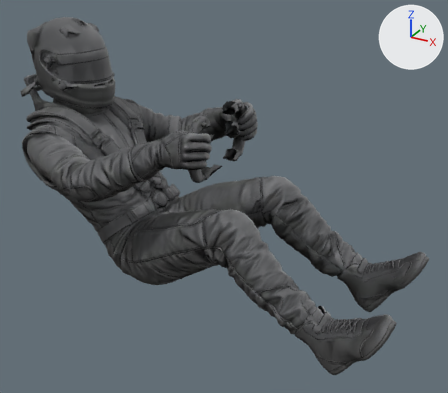
Before and after pictures for a commit that changed the glTF model games/monoplaza/modelos/piloto_alto.glb.
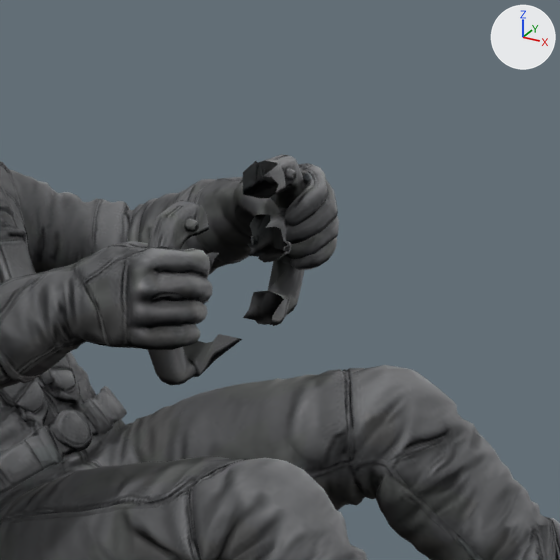
There are two pictures of each version: one whole from a 50 mm camera at (1.356, -1.314, 1.143) aimed at (0.633, 0.001, 0.485), one close up on the part from 30% to 76% of the width and 11% to 63% of the height. The lights are fixed; the arrows at upper right show +X, +Y and +Z. The first two pictures are the older version. Vertices at exactly the same position are counted once.

The first close-up shows 'tripo_node_23a1c8c1-6969-4e70-9a37-66a4d47271d5'.
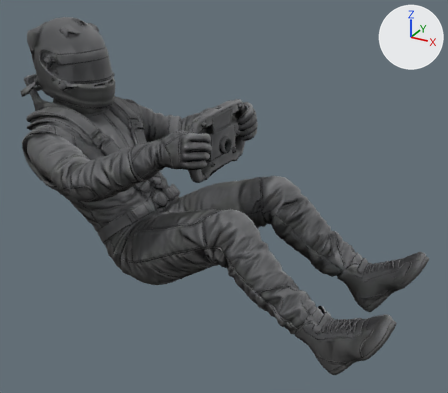
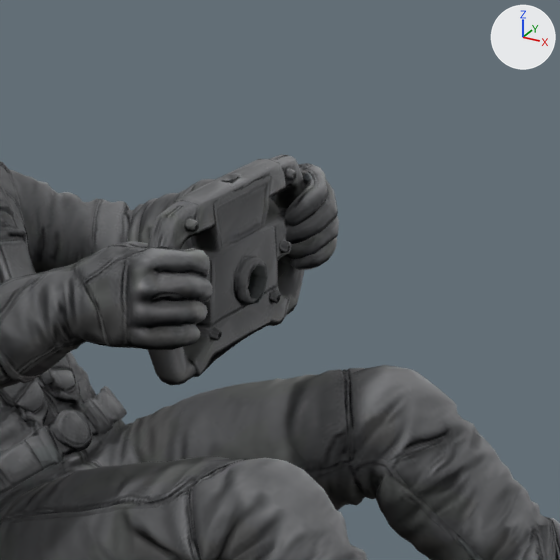
What differs and where, as boxes [x1, y1, x2, y2] in the close-ups (560 x 560 px):
```json
{"part": 1, "of": "me_mesh_0", "change": "added", "after": [174, 159, 289, 353]}
```

The change, as JSON lines over the scene's bpy script:
```json
{"block": "me_mesh_0", "where": "# used by ob_tripo_node_23a1c8c1_6969_4e70_9a37_66a4d47271d5; location = (0.0, 0.0, 0.0)"}
{"op": "remove", "block": "me_mesh_0", "code": "me_mesh_0.from_pydata(...)  # 14391 vertices, 28708 faces; spans x 0.017..1.143, y -0.279..0.279, z 0.17..0.913"}
{"op": "add", "block": "me_mesh_0", "code": "me_mesh_0.from_pydata(...)  # 14927 vertices, 29922 faces; spans x 0.017..1.143, y -0.279..0.279, z 0.17..0.913"}
{"block": "me_mesh_0", "change": "me_mesh_0 part 1: 536 vertices added at x 0.589..0.645, y -0.077..0.074, z 0.559..0.726"}
```
